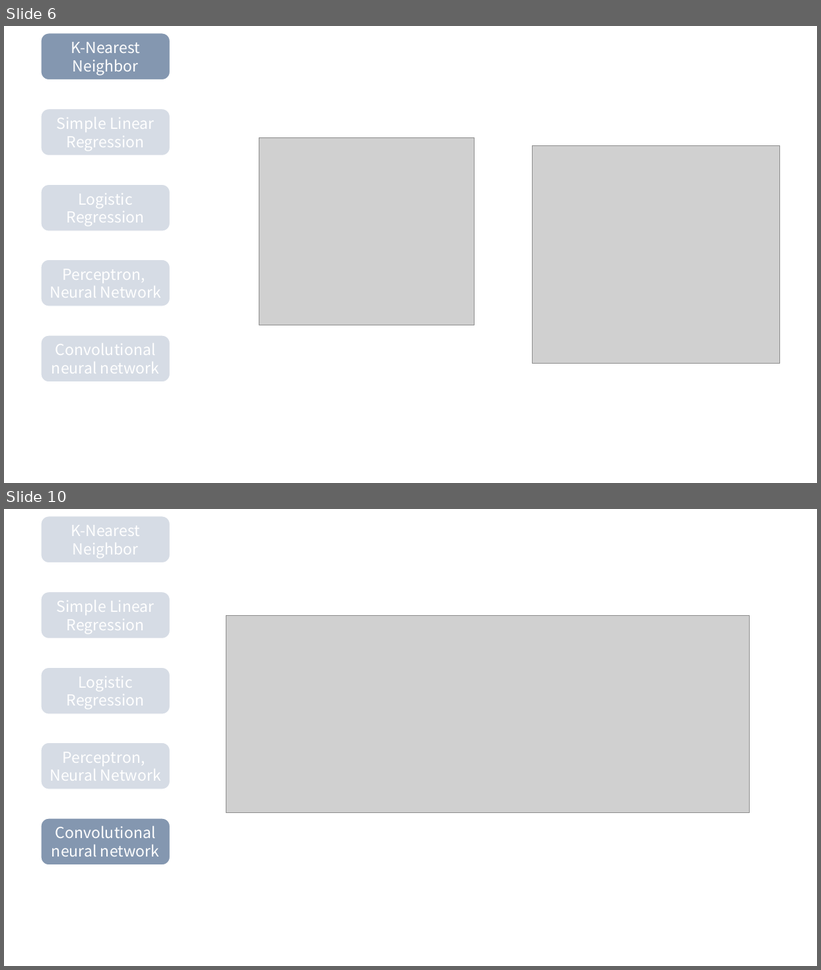
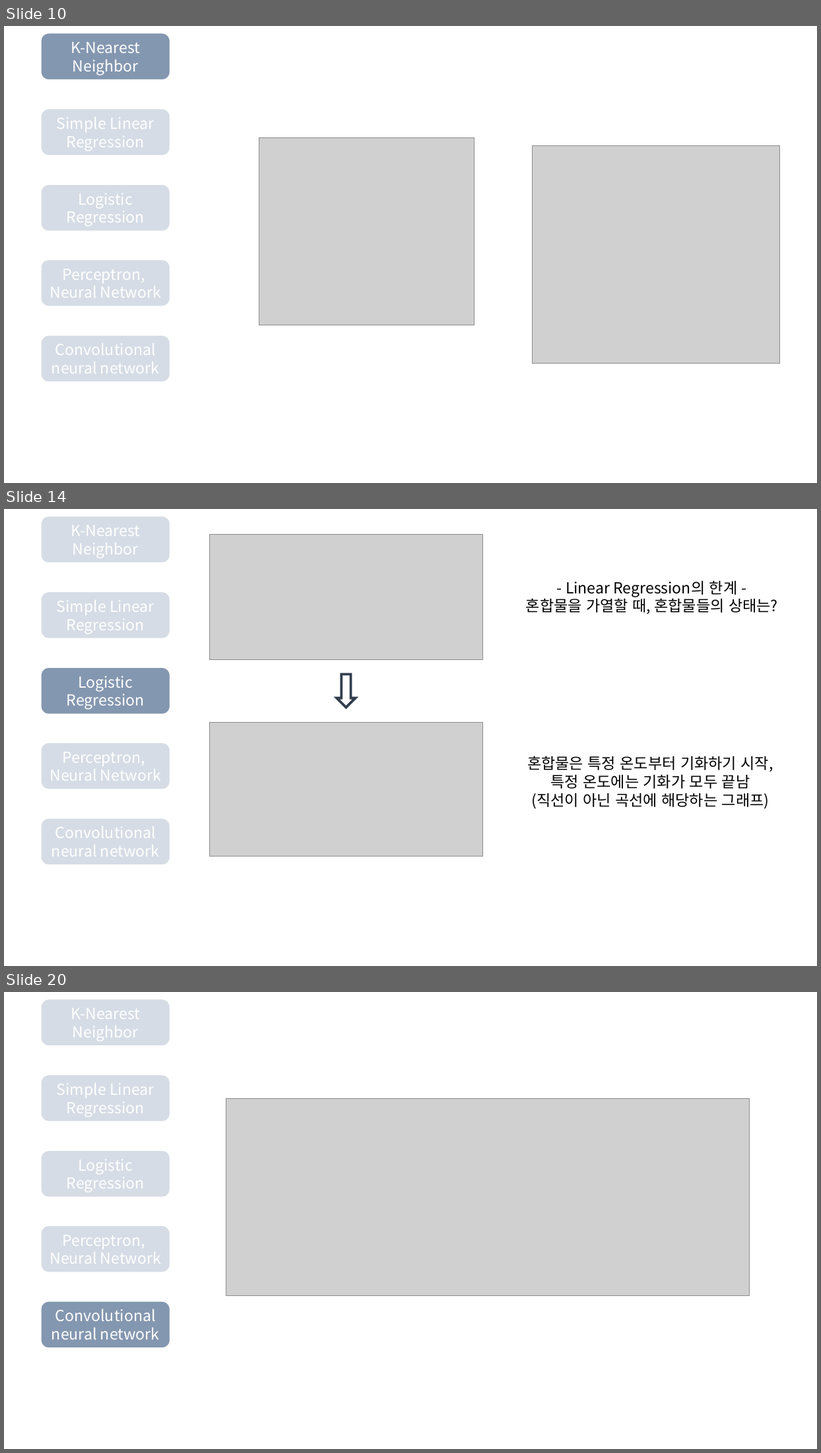
Before and after one commit to Linejin/ai_study, a slide deck: planning/AI seminar.pptx. Shown one above the other, each under a label of ours: slides 6 and 10 before the commit, slides 10, 14 and 20 after it; the slides between them are not shown. The pictures are 821x970 and 821x1453 pixels, drawn with LibreOffice and Linux fonts; fonts in the diff are those of the drawing; grey boxes stand for pictures. Boxes give left, top, right and bottom in pixels: in the first picture for what was removed or moved away, otherwise in the second. Text is boxed around its words. In the diff, an @@ line names an element or a change of style, - is before the commit and + after.

```diff
--- a/planning/AI seminar.pptx
+++ b/planning/AI seminar.pptx
@@ slide 14 added at box(4, 509, 817, 966), background #FFFFFF @@
@@ rounded rectangle added at box(41, 516, 170, 563), fill #D6DCE5, outline #FFFFFF 1 pt, 18 pt, text #FFFFFF @@
+K-Nearest Neighbor
@@ picture added at box(209, 534, 483, 659) @@
@@ text added at box(526, 581, 778, 614), 18 pt, text #000000 @@
+- Linear Regression의 한계 -
+혼합물을 가열할 때, 혼합물들의 상태는?
@@ rounded rectangle added at box(41, 592, 170, 639), fill #D6DCE5, outline #FFFFFF 1 pt, 18 pt, text #FFFFFF @@
+Simple Linear Regression
@@ rounded rectangle added at box(41, 667, 170, 714), fill #8497B0, outline #FFFFFF 1 pt, 18 pt, text #FFFFFF @@
+Logistic Regression
@@ down arrow added at box(337, 674, 356, 707), outline #333F50 3 pt @@
@@ picture added at box(209, 722, 483, 857) @@
@@ rounded rectangle added at box(41, 743, 170, 789), fill #D6DCE5, outline #FFFFFF 1 pt, 18 pt, text #FFFFFF @@
+Perceptron,
+Neural Network
@@ text added at box(527, 756, 774, 809), 18 pt, text #000000 @@
+혼합물은 특정 온도부터 기화하기 시작,
+특정 온도에는 기화가 모두 끝남
+(직선이 아닌 곡선에 해당하는 그래프)
@@ rounded rectangle added at box(41, 819, 170, 866), fill #D6DCE5, outline #FFFFFF 1 pt, 18 pt, text #FFFFFF @@
+Convolutional
+neural network
@@ what was slide 6 is now slide 10 @@
@@ what was slide 10 is now slide 20 @@
```
Also in this commit, not shown: 5 slides changed, 9 other slides added, 1 other file.
